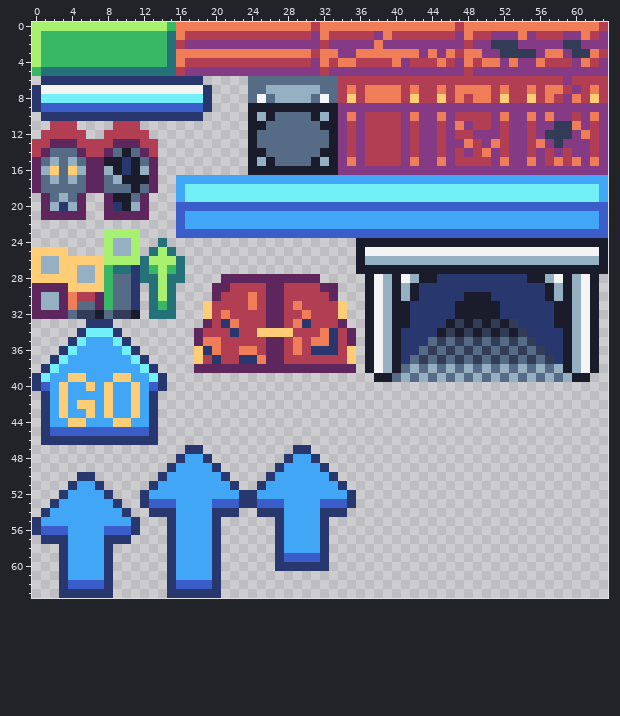
Pixel-art sprite: Assets/sprites/gameplay_elements.png. The picture above was drawn from the file before the commit.
The file is 64x64 pixels. Colours within 5 levels of each other are drawn and written as one.
The result:
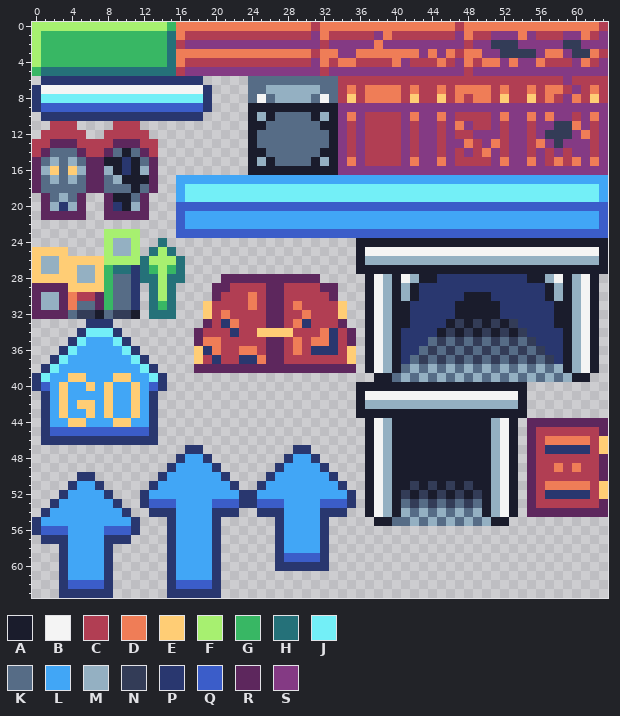
Palette (. is transparent): A #1a1c2c  B #f4f4f4  C #b13e53  D #ef7d57  E #ffcd75  F #a7f070  G #38b764  H #257179  J #73eff7  K #566c86  L #41a6f6  M #94b0c2  N #333c57  P #29376f  Q #3b5dc9  R #5d275d  S #843a84
Diff:
y 40: x 36..54 ................... -> AAAAAAAAAAAAAAAAAAA
y 41: x 36..54 ................... -> ABBBBBBBBBBBBBBBBBA
y 42: x 36..54 ................... -> AMMMMMMMMMMMMMMMMMA
y 43: x 36..54 ................... -> AAAAAAAAAAAAAAAAAAA
y 44: x 37..53 ................. -> ABMAAAAAAAAAAAMBA; x 55..63 ......... -> RRRRRRRRR
y 45: x 37..53 ................. -> ABMAAAAAAAAAAAMBA; x 55..63 ......... -> RCCCCCCCR
y 46: x 37..53 ................. -> ABMAAAAAAAAAAAMBA; x 55..63 ......... -> RCDDDDDCE
y 47: x 37..53 ................. -> ABMAAAAAAAAAAAMBA; x 55..63 ......... -> RCPPPPPCE
y 48: x 37..53 ................. -> ABMAAAAAAAAAAAMBA; x 55..63 ......... -> RCCCCCCCR
y 49: x 37..53 ................. -> ABMAAAAAAAAAAAMBA; x 55..63 ......... -> RCCDCDCCR
y 50: x 37..53 ................. -> ABMAAAAAAAAAAAMBA; x 55..63 ......... -> RCCCCCCCR
y 51: x 37..53 ................. -> ABMAANANANANAAMBA; x 55..63 ......... -> RCDDDDDCE
y 52: x 37..53 ................. -> ABMANANANANANAMBA; x 55..63 ......... -> RCPPPPPCE
y 53: x 37..53 ................. -> ABMAKNKNKNKNKAMBA; x 55..63 ......... -> RCCCCCCCR
y 54: x 37..53 ................. -> ABMAMKMKMKMKMAMBA; x 55..63 ......... -> RRRRRRRRR
y 55: x 38..52 ............... -> AAKKMKMKMKMKMAA
Pixel boxes of the changes (left, top, right, bottom) in both pictures:
added: (356, 382, 608, 526)
